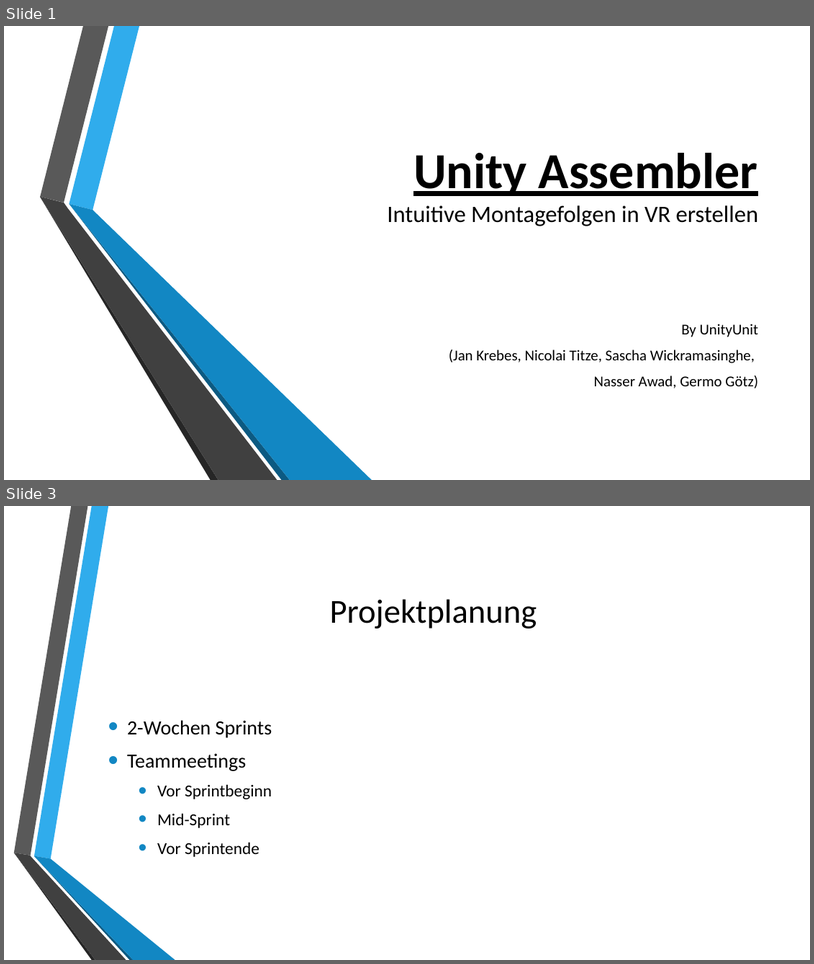
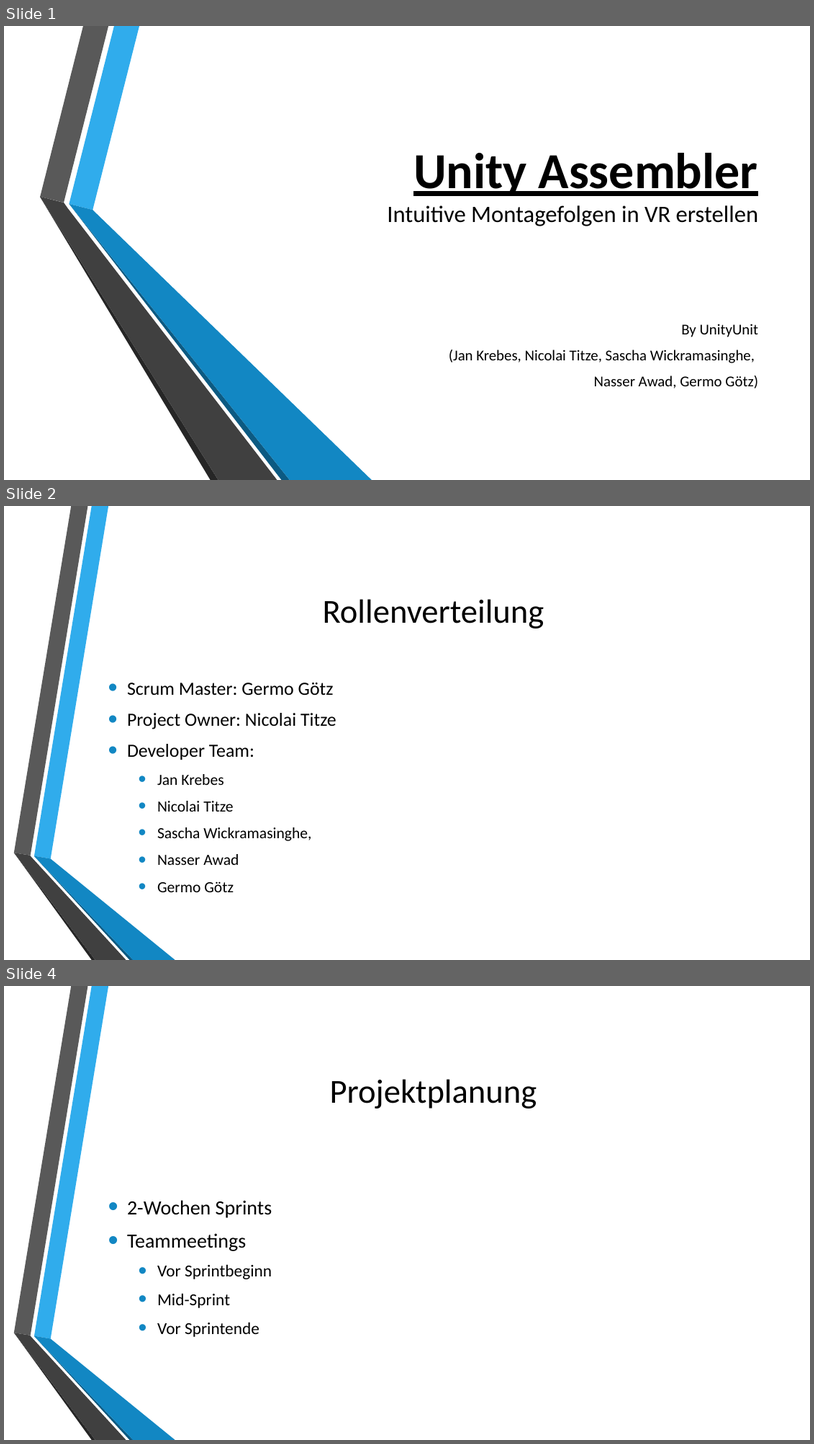
Before and after one commit to sascha202295/unityunit, a slide deck: Präsentation/Präsentation_UnityUnit.pptx. Shown one above the other, each under a label of ours: slides 1 and 3 before the commit, slides 1, 2 and 4 after it; the slides between them are not shown. The pictures are 814x964 and 814x1444 pixels, drawn with LibreOffice and Linux fonts; fonts in the diff are those of the drawing; background and template pictures are left out. Boxes give left, top, right and bottom in pixels: in the first picture for what was removed or moved away, otherwise in the second. Text is boxed around its words. In the diff, an @@ line names an element or a change of style, - is before the commit and + after.

```diff
--- a/Präsentation/Präsentation_UnityUnit.pptx
+++ b/Präsentation/Präsentation_UnityUnit.pptx
@@ slide 2 added at (x1=4, y1=506, x2=810, y2=960), background picture (left out); not listed: 6 template elements that a slide beside it also shows @@
@@ title added at (x1=323, y1=599, x2=545, y2=628), 40 pt, text #000000 @@
+Rollenverteilung
@@ text added at (x1=127, y1=682, x2=337, y2=892), 18.5 pt, text #000000 @@
+• Scrum Master: Germo Götz
+• Project Owner: Nicolai Titze
+• Developer Team:
+  • Jan Krebes
+  • Nicolai Titze
+  • Sascha Wickramasinghe,
+  • Nasser Awad
+  • Germo Götz
@@ what was slide 3 is now slide 4 @@
```
Also in this commit, not shown: 3 slides changed, 7 other slides added, 1 slide removed.
